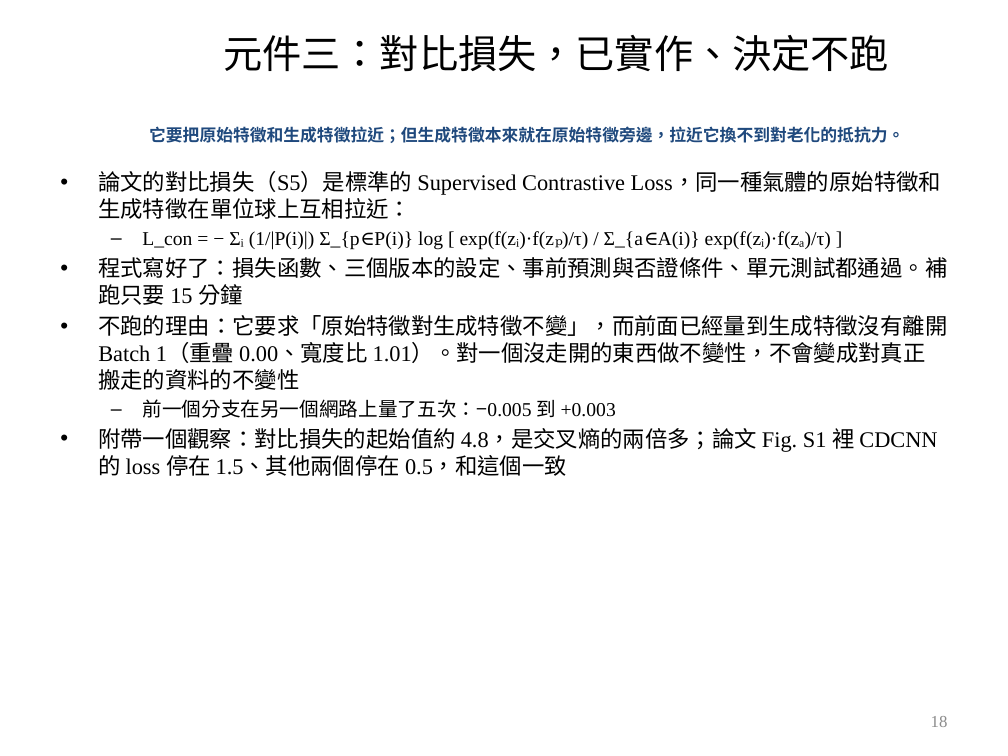
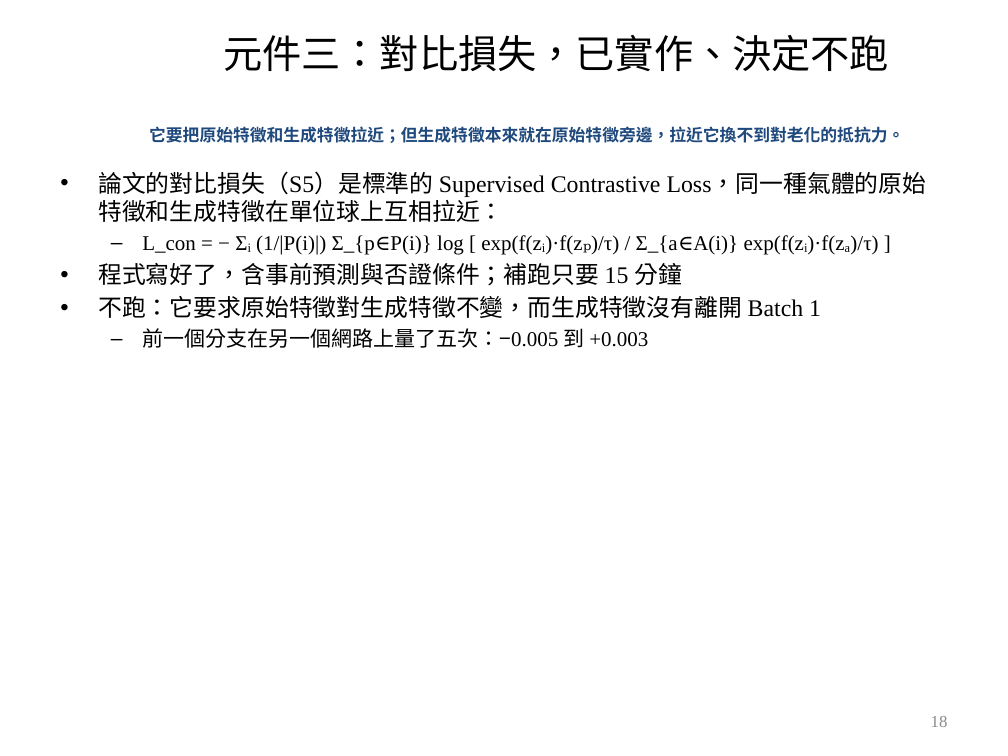
Before and after one commit to wintera1233/cdcnn, a slide deck: slide 18 of reports/09-22-merged.pptx. Drawn at 1008x756 pixels with LibreOffice and Linux fonts; fonts in the diff are those of the drawing; background and template pictures are left out. Boxes give left, top, right and bottom in pixels: in the first picture for what was removed or moved away, otherwise in the second. Text is boxed around its words. In the diff, an @@ line names an element or a change of style, - is before the commit and + after.

```diff
--- a/reports/09-22-merged.pptx
+++ b/reports/09-22-merged.pptx
@@ text at bbox=[98, 171, 927, 348]: size 16 to 17 pt in "論文的對比損失（S5）是標準的 Supervised Contrastive Loss，同一種氣體的原始特徵和生成特徵在 ..."; size 14 to 15 pt in "L_con = − Σᵢ (1/|P(i)|) Σ_{p∈P(i)} log ...", "前一個分支在另一個網路上量了五次：−0.005 到 +0.003" @@
@@ text at bbox=[98, 263, 821, 318]: text changed; size 16 to 17 pt @@
-• 程式寫好了：損失函數、三個版本的設定、事前預測與否證條件、單元測試都通過。補跑只要 15 分鐘
-• 不跑的理由：它要求「原始特徵對生成特徵不變」，而前面已經量到生成特徵沒有離開 Batch 1（重疊 0.00、寬度比 1.01）。對一個沒走開的東西做不變性，不會變成對真正搬走的資料的不變性
+• 程式寫好了，含事前預測與否證條件；補跑只要 15 分鐘
+• 不跑：它要求原始特徵對生成特徵不變，而生成特徵沒有離開 Batch 1
@@ text at bbox=[98, 428, 937, 476]: paragraph removed @@
-• 附帶一個觀察：對比損失的起始值約 4.8，是交叉熵的兩倍多；論文 Fig. S1 裡 CDCNN 的 loss 停在 1.5、其他兩個停在 0.5，和這個一致
```
Also in this commit, not shown: 10 other slides changed, 2 other files.
